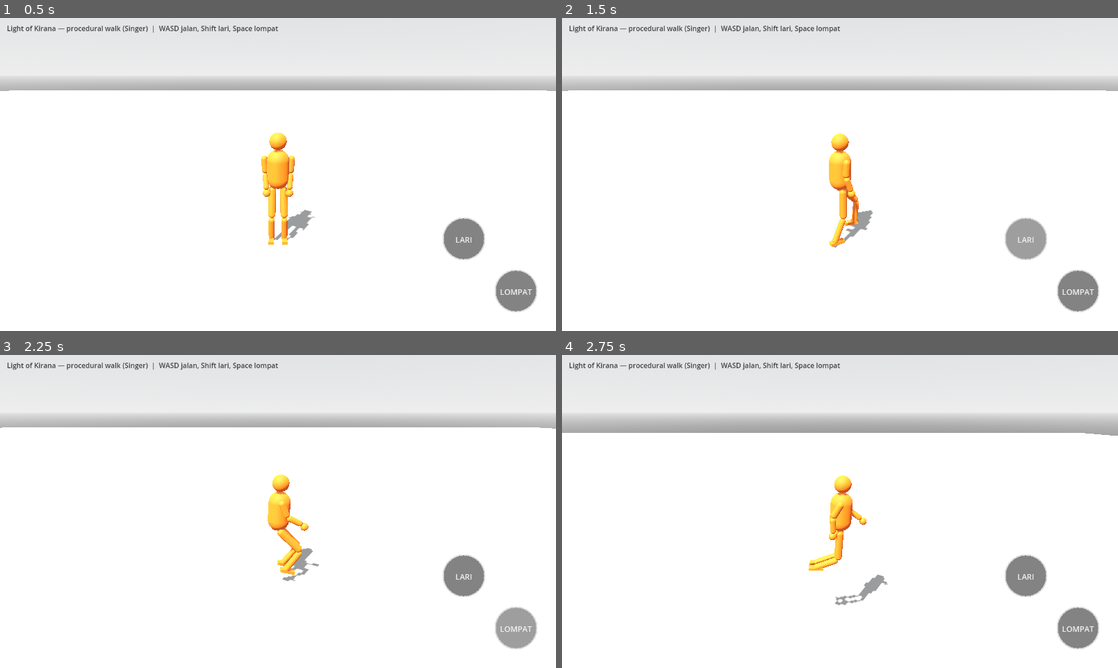
Above: before the commit, frames 1-4 (two rows, left to right).
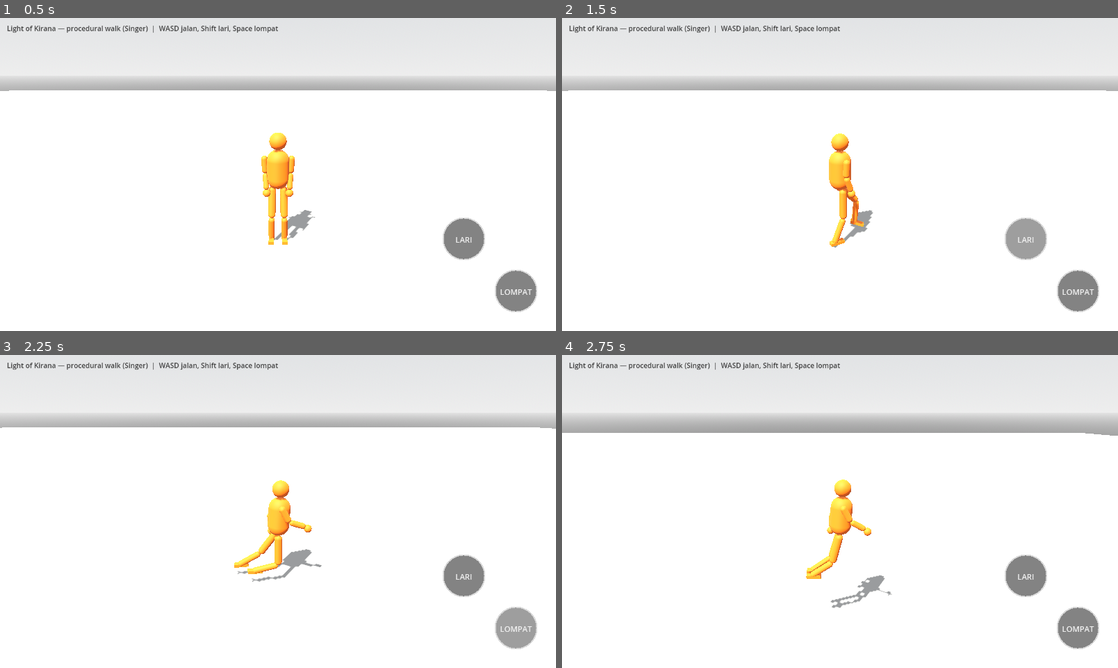
Above: after the commit, the same moments.

Repository: bagus123triga/light-of-kirana
Game: Godot game, scene res://scenes/main.tscn
Two runs of this game, one before a commit and one after it. Both use one fixed random seed, a clock stepped at 60 frames per second and the inputs below.
Inputs (mouse positions are in pixels of both pictures, inside the frame that each line leads up to):
- Up to frame 1 (0.5 s): no input
- Up to frame 2 (1.5 s): tap Enter at 0.5 s; drag from (617, 271) to (895, 105) at 0.52 s; drag from (1023, 240) to (812, 237) at 1.27 s
- Up to frame 3 (2.25 s): move the mouse to (517, 627) at 2.02 s; hold D from 2.03 s (still down); hold Shift from 2.03 s (still down); click (517, 627) at 2.17 s
- Up to frame 4 (2.75 s): keep holding D; keep holding Shift

Frame 1 is identical in both runs. In frame 2, less than 0.1% of the frame differs, in the area x 50-55%, y 64-69%; in frame 3, 1.4%, in the area x 42-58%, y 38-73%; in frame 4, 1.1%.

Commit message:
Fix foot yaw clamp 45deg, run alternation gate, jump press dropped mid-air + feet plant on landing

Diff:
--- a/scripts/procedural_humanoid.gd
+++ b/scripts/procedural_humanoid.gd
@@ -253,9 +253,25 @@
 	# (gravity + velocity, no scripted height), then absorbs the
 	# landing (hip dips again). All three are driven by the same
 	# spring body + IK as walking, nothing is keyframed.
-	if want_jump and jump_state == 0 and (test_mode or is_on_floor()):
-		jump_state = 1
-		jump_timer = 0.16
+	# Edge-triggered: a press that arrives mid-jump is DROPPED, not
+	# queued. The old code only cleared want_jump when a jump started,
+	# so a press (or a held Space / a second tap) during the air stayed
+	# true and re-fired the instant the feet touched down — the
+	# humanoid kept jumping and could never stay on the ground
+	# ("terbang gabisa balik", screenshot 2026-11-09 21:36).
+	if want_jump:
+		if jump_state == 0 and (test_mode or is_on_floor()):
+			jump_state = 1
+			jump_timer = 0.16
+			# Cancel any step in progress: a foot mid-swing to a
+			# far-ahead (1.1 m run) target would land way in front
+			# while the body is airborne, and the body would come
+			# down sitting with both legs stretched forward — the
+			# exact pose in that screenshot. Feet stay planted
+			# through the crouch, then tuck in the air.
+			for i in 2:
+				foot_stepping[i] = false
+				foot_step_t[i] = 0.0
 		want_jump = false
 	if jump_state == 1:
 		jump_timer -= delta
@@ -267,6 +283,20 @@
 		if not test_mode and is_on_floor() and velocity.y < 0.0:
 			jump_state = 3
 			jump_timer = 0.18
+			# Plant both feet on the ground directly under the body.
+			# The airborne tuck leaves them under the hip in the air;
+			# without this they stay floating and the next step
+			# starts from mid-air.
+			var fwd0 := Vector3(sin(facing_yaw), 0, cos(facing_yaw))
+			var rgt0 := Vector3(cos(facing_yaw), 0, -sin(facing_yaw))
+			for i in 2:
+				var side0 := -1.0 if i == 0 else 1.0
+				foot_stepping[i] = false
+				foot_step_t[i] = 0.0
+				foot_planted_pos[i] = global_position + rgt0 * side0 * STEP_LATERAL + fwd0 * 0.05
+				foot_planted_pos[i].y = 0.05
+				foot_target_pos[i] = foot_planted_pos[i]
+				foot_from_pos[i] = foot_planted_pos[i]
 	elif jump_state == 3:
 		jump_timer -= delta
 		if jump_timer <= 0.0:
@@ -341,10 +371,13 @@
 			ideal.y = 0.05
 			var lag := (ideal - foot_planted_pos[i]).dot(forward) if moving else (ideal - foot_planted_pos[i]).length()
 			var other_stepping := foot_stepping[1 - i]
-			# Walk: one foot at a time (stable). Run: overlap allowed —
-			# the support foot must lift as soon as the body passes it,
-			# otherwise it gets dragged (ngesot).
-			var gate := (not other_stepping) or is_running
+			# Alternation, always. Walk: one foot at a time. Run: the
+			# second foot may only start once the first is past 60%
+			# of its swing (weight transfer, just before it lands).
+			# The old run gate ("overlap any time") let BOTH feet
+			# start stepping together — both forward at once
+			# (Bagus, 2026-11-09: "2 kaki maju barengan wkwkwk").
+			var gate := (not other_stepping) or (is_running and foot_step_t[1 - i] > 0.6)
 			if (moving and lag > 0.15 and gate) or (not moving and lag > 0.25 and not other_stepping):
 				var target := global_position + wish_dir * stride + right * side * STEP_LATERAL + forward * 0.05
 				target.y = 0.05
@@ -440,7 +473,12 @@
 		var want_yaw := facing_yaw
 		if foot_stepping[i] and step_dir.length() > 0.01:
 			want_yaw = atan2(step_dir.x, step_dir.z)
-		foot_yaw[i] = lerp_angle(foot_yaw[i], want_yaw, clampf(delta * 10.0, 0.0, 1.0))
+		# Foot yaw is CLAMPED to +-45 degrees from the body facing
+		# (Bagus, 2026-11-09). A human foot cannot spin all the way
+		# round — the old code let it follow the step direction
+		# without limit, so on sharp turns the sole rotated fully.
+		var yaw_diff := clampf(wrapf(want_yaw - facing_yaw, -PI, PI), deg_to_rad(-45.0), deg_to_rad(45.0))
+		foot_yaw[i] = lerp_angle(foot_yaw[i], facing_yaw + yaw_diff, clampf(delta * 10.0, 0.0, 1.0))
 		var foot_pitch := 0.0
 		if foot_stepping[i]:
 			foot_pitch = sin(PI * clampf(foot_step_t[i], 0.0, 1.0)) * 0.35
--- a/tests/test_procedural_walk.gd
+++ b/tests/test_procedural_walk.gd
@@ -72,17 +72,37 @@
 	# 4. Run 2 s: must be faster than walk, and feet must not drag
 	# (ngesot): the IK clamp counter must stay low — a clamped ankle
 	# means the planted foot was dragged along the ground.
+	# Also (Bagus, 2026-11-09): the two feet must ALTERNATE, never
+	# both start stepping together; and no foot may point more than
+	# 45 degrees away from the body facing.
 	var run_start := humanoid.position
 	humanoid.is_running = true
 	humanoid.foot_clamp_count = 0
+	var bad_overlap := 0
+	var max_yaw_err := 0.0
+	var prev_stepping := [false, false]
 	for i in 120:
 		humanoid._physics_process(1.0 / 60.0)
+		# A foot may only START stepping while the other is already
+		# past 60% of its swing — starting together is the bug.
+		for f in 2:
+			if humanoid.foot_stepping[f] and not prev_stepping[f]:
+				var o := 1 - f
+				if humanoid.foot_stepping[o] and humanoid.foot_step_t[o] < 0.6:
+					bad_overlap += 1
+			prev_stepping[f] = humanoid.foot_stepping[f]
+		for f in 2:
+			max_yaw_err = maxf(max_yaw_err, absf(wrapf(humanoid.foot_yaw[f] - humanoid.facing_yaw, -PI, PI)))
 	var run_moved := (humanoid.position - run_start).length()
 	if run_moved < 5.0:
 		failures.append("run moved too little: %.2f m in 2 s" % run_moved)
 	if humanoid.foot_clamp_count > 20:
 		failures.append("run dragged feet: ankle clamped %d times in 2 s" % humanoid.foot_clamp_count)
-	print("RUN_CLAMP_TEST clamps=%d" % humanoid.foot_clamp_count)
+	if bad_overlap > 0:
+		failures.append("run: both feet stepped together on %d frames" % bad_overlap)
+	if max_yaw_err > deg_to_rad(46.0):
+		failures.append("run: foot yaw %.1f deg off facing, max is 45" % rad_to_deg(max_yaw_err))
+	print("RUN_CLAMP_TEST clamps=%d bad_overlap=%d max_yaw_err=%.1f deg" % [humanoid.foot_clamp_count, bad_overlap, rad_to_deg(max_yaw_err)])
 
 	# Remove the test humanoid BEFORE the main scene: two
 	# CharacterBody3Ds at the same origin overlap, and the physics
@@ -151,6 +171,31 @@
 			failures.append("main scene: jump did not lift the humanoid (peak y=%.2f, start y=%.2f)" % [peak_y, y0])
 		print("JUMP_TEST start_y=%.2f peak_y=%.2f min_hip_crouch=%.2f" % [y0, peak_y, min_hip])
 
+	# 6b. A LOMPAT press mid-air must be DROPPED, not queued
+	# (regression for 2026-11-09 21:36: the jump kept re-firing on
+	# landing and the humanoid flew and could not come back down).
+	for i in 90:
+		await physics_frame
+		if hum3.jump_state == 0 and hum3.is_on_floor():
+			break
+	hum3.want_jump = true
+	var mid_air_pressed := false
+	var second_jump_started := false
+	for i in 90:
+		await physics_frame
+		if hum3.jump_state == 2 and not mid_air_pressed:
+			hum3.want_jump = true
+			mid_air_pressed = true
+		if hum3.jump_state == 1 and mid_air_pressed:
+			second_jump_started = true
+	for i in 30:
+		await physics_frame
+	if second_jump_started:
+		failures.append("mid-air jump press queued a second jump")
+	if hum3.position.y > 0.05:
+		failures.append("humanoid still airborne after landing + 30 frames (y=%.2f)" % hum3.position.y)
+	print("JUMP_QUEUE_TEST mid_air_pressed=%s second_jump=%s final_y=%.2f" % [mid_air_pressed, second_jump_started, hum3.position.y])
+
 	print("WALK_TEST hip_y=%.2f steps=%d walked=%.2f m ran=%.2f m planted_err=%.3f" % [final_hip_y, final_steps, moved, run_moved, max_planted_err])
 	if failures.is_empty():
 		print("WALK_TEST PASS")
